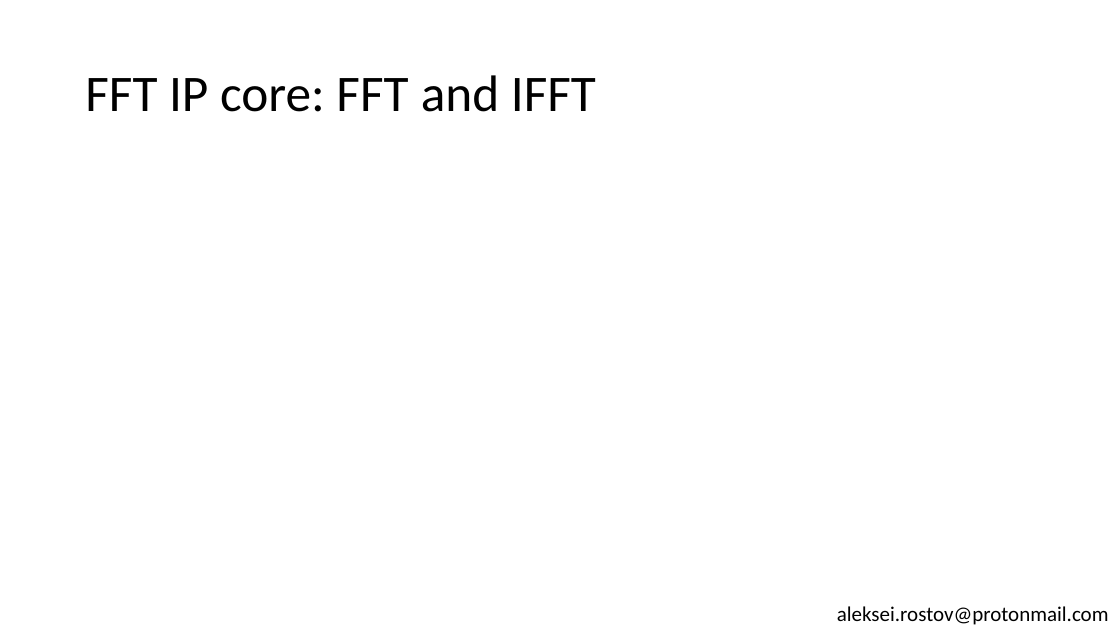
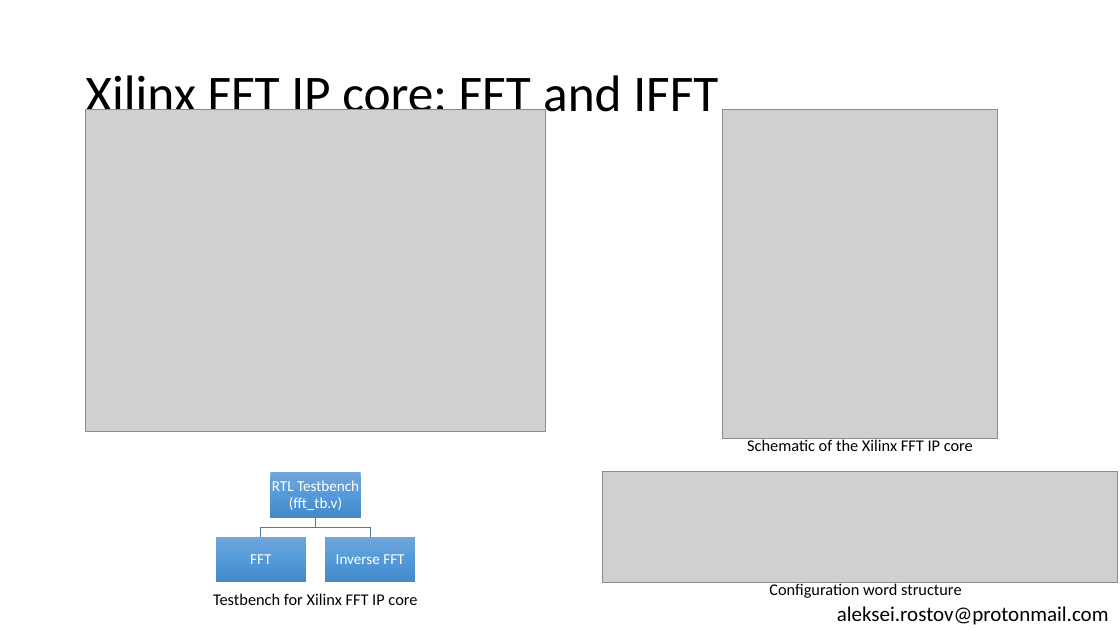
Before and after one commit to farbius/dsp_xilinx_ip, a slide deck: slide 8 of presentation/Xilinx IP cores for Digital Signal Processing.pptx. Drawn at 1120x630 pixels with LibreOffice and Linux fonts; fonts in the diff are those of the drawing; grey boxes stand for pictures. Boxes give left, top, right and bottom in pixels: in the first picture for what was removed or moved away, otherwise in the second. Text is boxed around its words. In the diff, an @@ line names an element or a change of style, - is before the commit and + after.

```diff
--- a/presentation/Xilinx IP cores for Digital Signal Processing.pptx
+++ b/presentation/Xilinx IP cores for Digital Signal Processing.pptx
@@ title at box(85, 75, 718, 123): text changed @@
-FFT IP core: FFT and IFFT
+Xilinx FFT IP core: FFT and IFFT
@@ picture added at box(86, 110, 545, 432) @@
@@ picture added at box(723, 110, 998, 439) @@
@@ text added at box(747, 437, 973, 451), 14 pt, text #000000 @@
+Schematic of the Xilinx FFT IP core
@@ picture added at box(602, 471, 1118, 582) @@
@@ group added at box(216, 472, 416, 582): 3 rectangles, 3 texts, 2 freeform shapes @@
+RTL Testbench (fft_tb.v)
+FFT
+Inverse FFT
@@ text added at box(213, 593, 417, 605), 14 pt, text #000000 @@
+Testbench for Xilinx FFT IP core
@@ text added at box(769, 582, 962, 598), 14 pt, text #000000 @@
+Configuration word structure
```
Also in this commit, not shown: 1 other slide changed, 10 other files.
